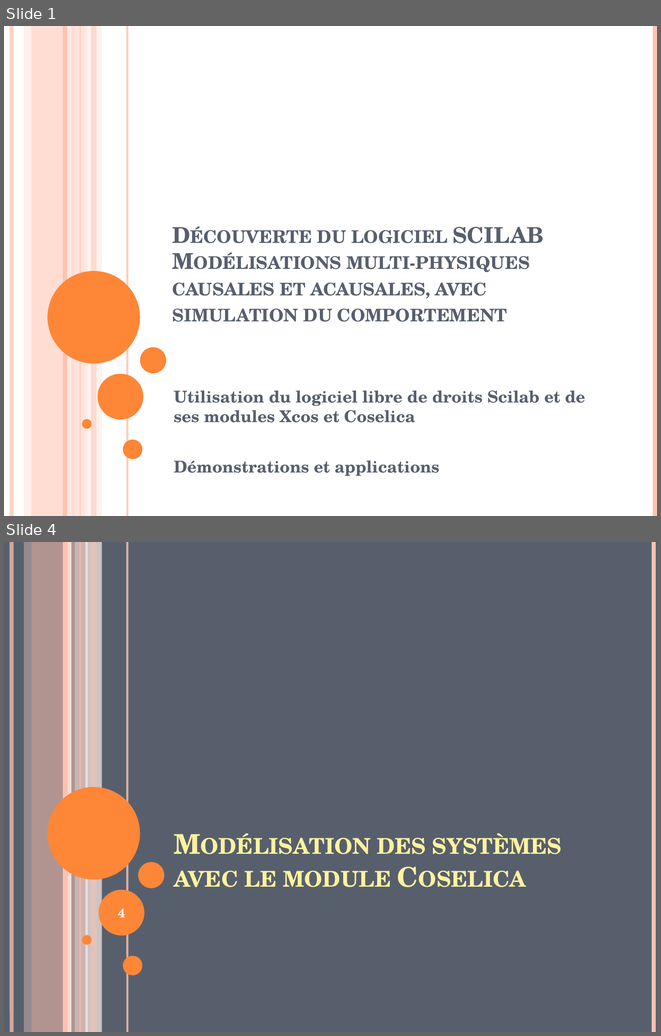
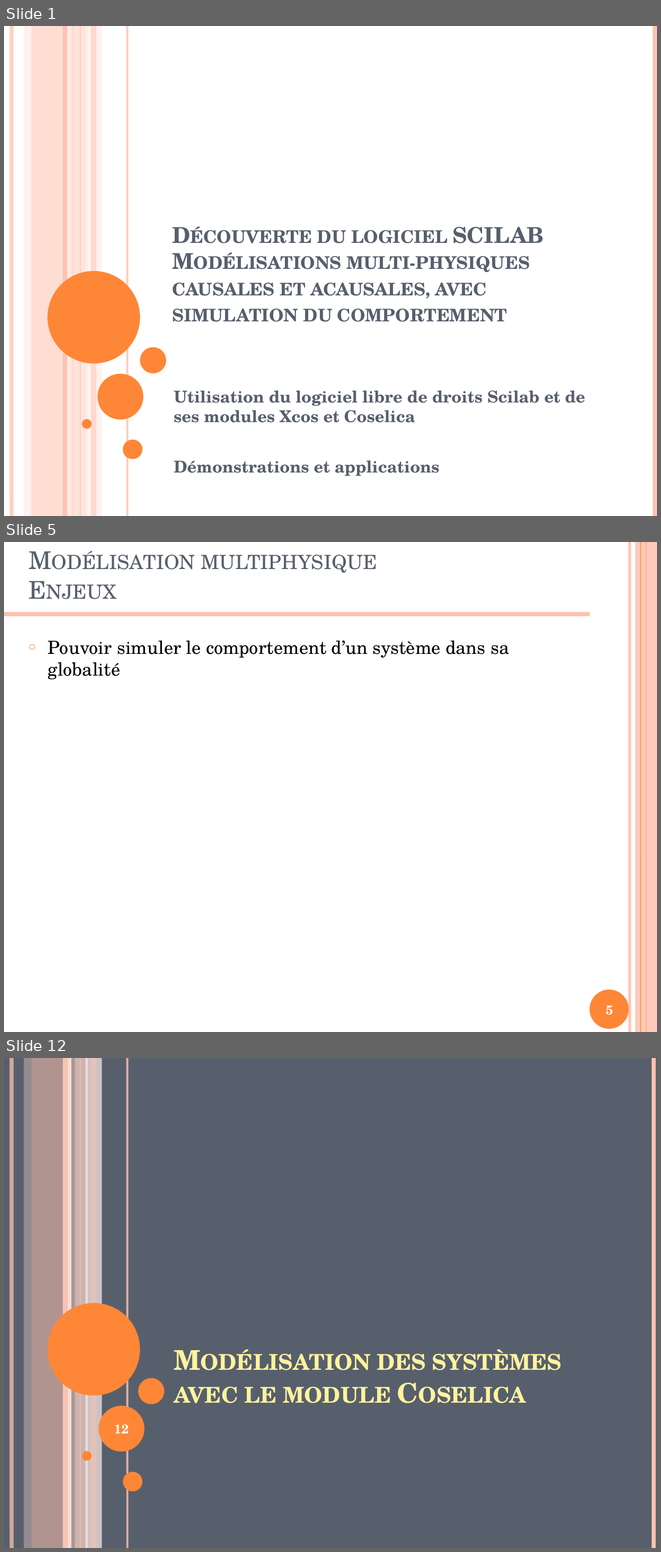
Before and after one commit to xpessoles/Formations, a slide deck: ModelisationMultiphysique/ModelisationMultiphysique.pptx. Shown one above the other, each under a label of ours: slides 1 and 4 before the commit, slides 1, 5 and 12 after it; the slides between them are not shown. The pictures are 661x1036 and 661x1552 pixels, drawn with LibreOffice and Linux fonts; fonts in the diff are those of the drawing. Boxes give left, top, right and bottom in pixels: in the first picture for what was removed or moved away, otherwise in the second. Text is boxed around its words. In the diff, an @@ line names an element or a change of style, - is before the commit and + after.

```diff
--- a/ModelisationMultiphysique/ModelisationMultiphysique.pptx
+++ b/ModelisationMultiphysique/ModelisationMultiphysique.pptx
@@ slide 5 added at [4,542,657,1032], background #FFFFFF @@
@@ title added at [201,555,377,573], 27 pt, text #575F6D, small capitals @@
+Modélisation multiphysique
+Enjeux
@@ line added from (629, 542) to (629, 1032), #FEC3AE 3 pt @@
@@ rectangle added at [635,542,657,1032], fill #FEC3AE at 87% opacity @@
@@ line added from (641, 542) to (641, 1032), #FE8637 0.75 pt @@
@@ line added from (646, 542) to (646, 1032), #FE8637 1.5 pt @@
@@ line added from (4, 614) to (590, 614), #FEC3AE 4.5 pt @@
@@ text added at [48,640,509,679], 20 pt, text #000000 @@
+○ Pouvoir simuler le comportement d’un système dans sa globalité
@@ ellipse added at [590,989,629,1029], fill #FE8637 @@
@@ page number added at [606,1005,613,1015], 14 pt, text #FFFFFF, bold @@
+5
@@ what was slide 4 is now slide 12 @@
@@ page number at [114,1424,129,1433]: text changed @@
-4
+12
```
Also in this commit, not shown: 3 slides changed, 9 other slides added, 1 slide removed, 1 other file.
